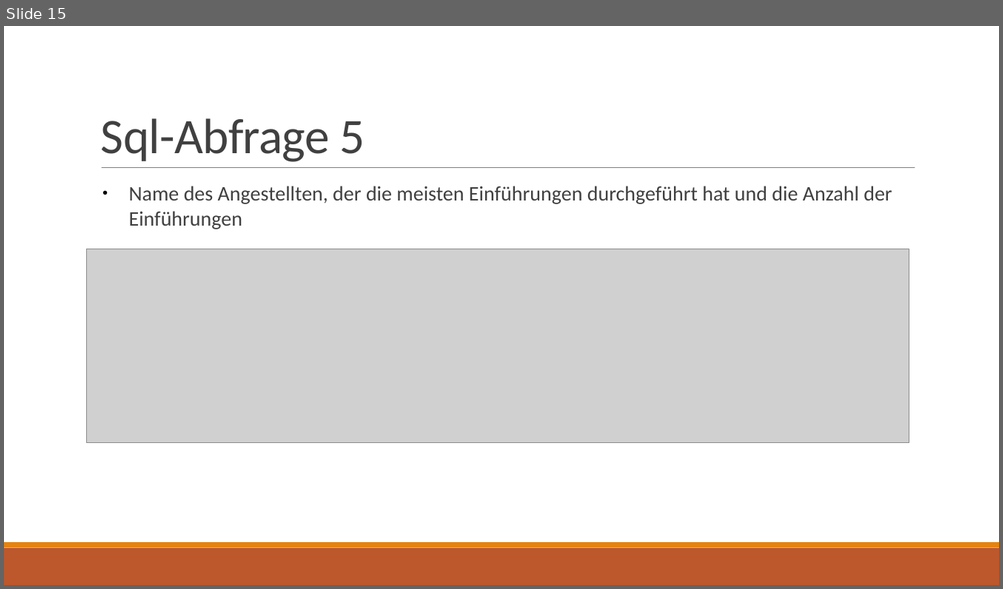
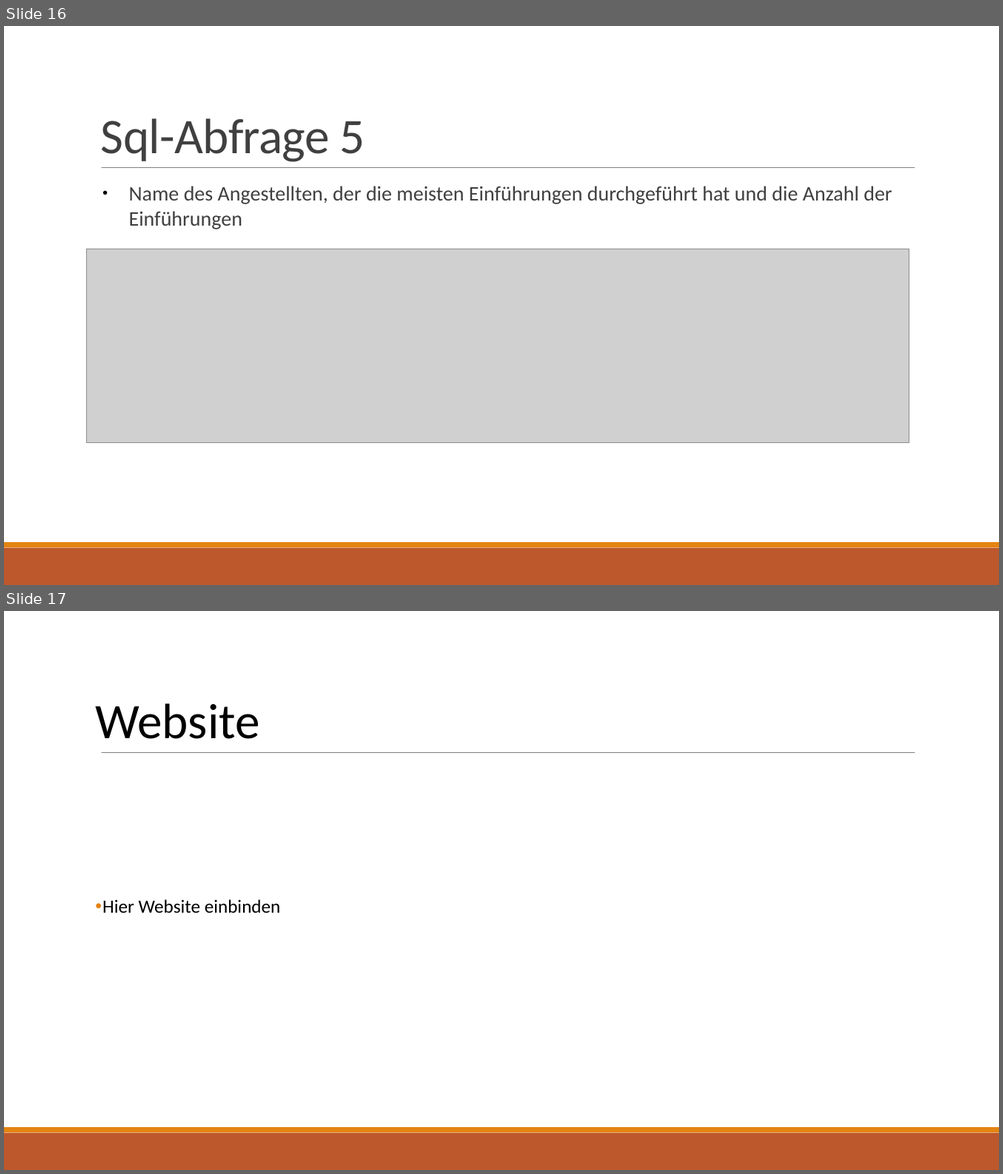
Before and after one commit to LennartDuemke/Datenbanken_LevelUP, a slide deck: Präsentationen/Präsentation_Datenbanken_3.pptx. Shown one above the other, each under a label of ours: slide 15 before the commit, slides 16 and 17 after it. The pictures are 1003x589 and 1003x1174 pixels, drawn with LibreOffice and Linux fonts; fonts in the diff are those of the drawing; grey boxes stand for pictures. Boxes give left, top, right and bottom in pixels: in the first picture for what was removed or moved away, otherwise in the second. Text is boxed around its words. In the diff, an @@ line names an element or a change of style, - is before the commit and + after.

```diff
--- a/Präsentationen/Präsentation_Datenbanken_3.pptx
+++ b/Präsentationen/Präsentation_Datenbanken_3.pptx
@@ slide 17 added at box(4, 611, 999, 1170), background #FFFFFF; not listed: 3 template elements that a slide beside it also shows @@
@@ title added at box(95, 703, 260, 739), 48 pt, text #000000 @@
+Website
@@ subtitle added at box(102, 900, 281, 914), 18 pt, text #000000 @@
+• Hier Website einbinden
@@ what was slide 15 is now slide 16 @@
```
Also in this commit, not shown: 4 slides changed, 4 other slides added, 1 slide removed.
